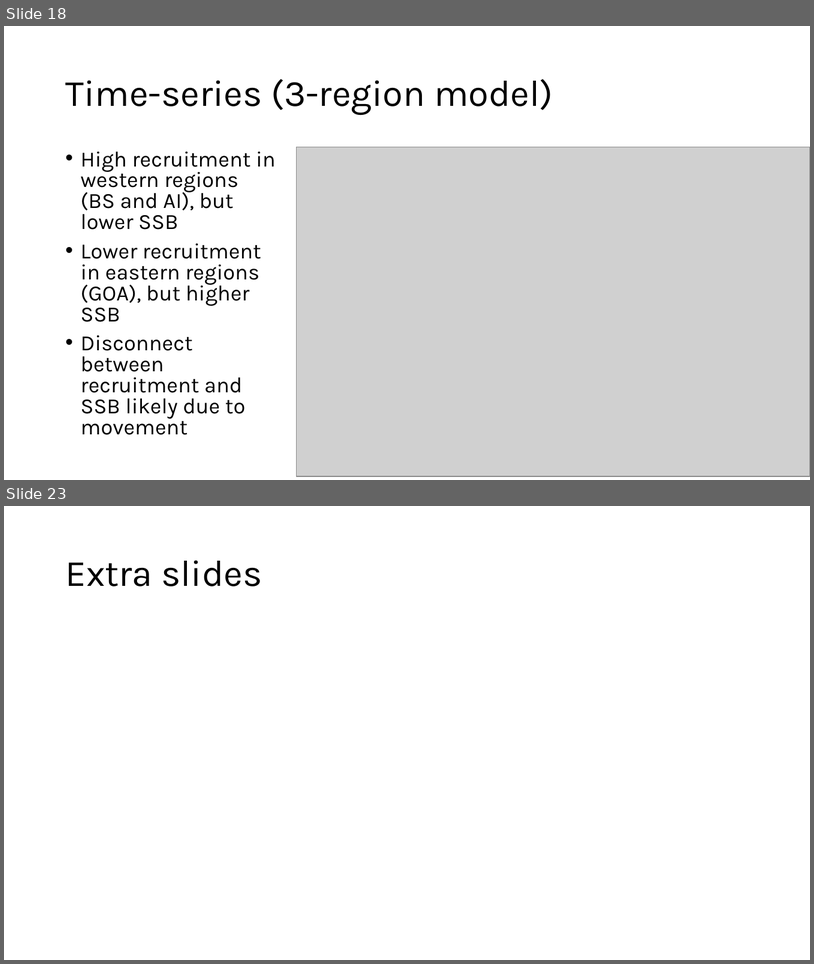
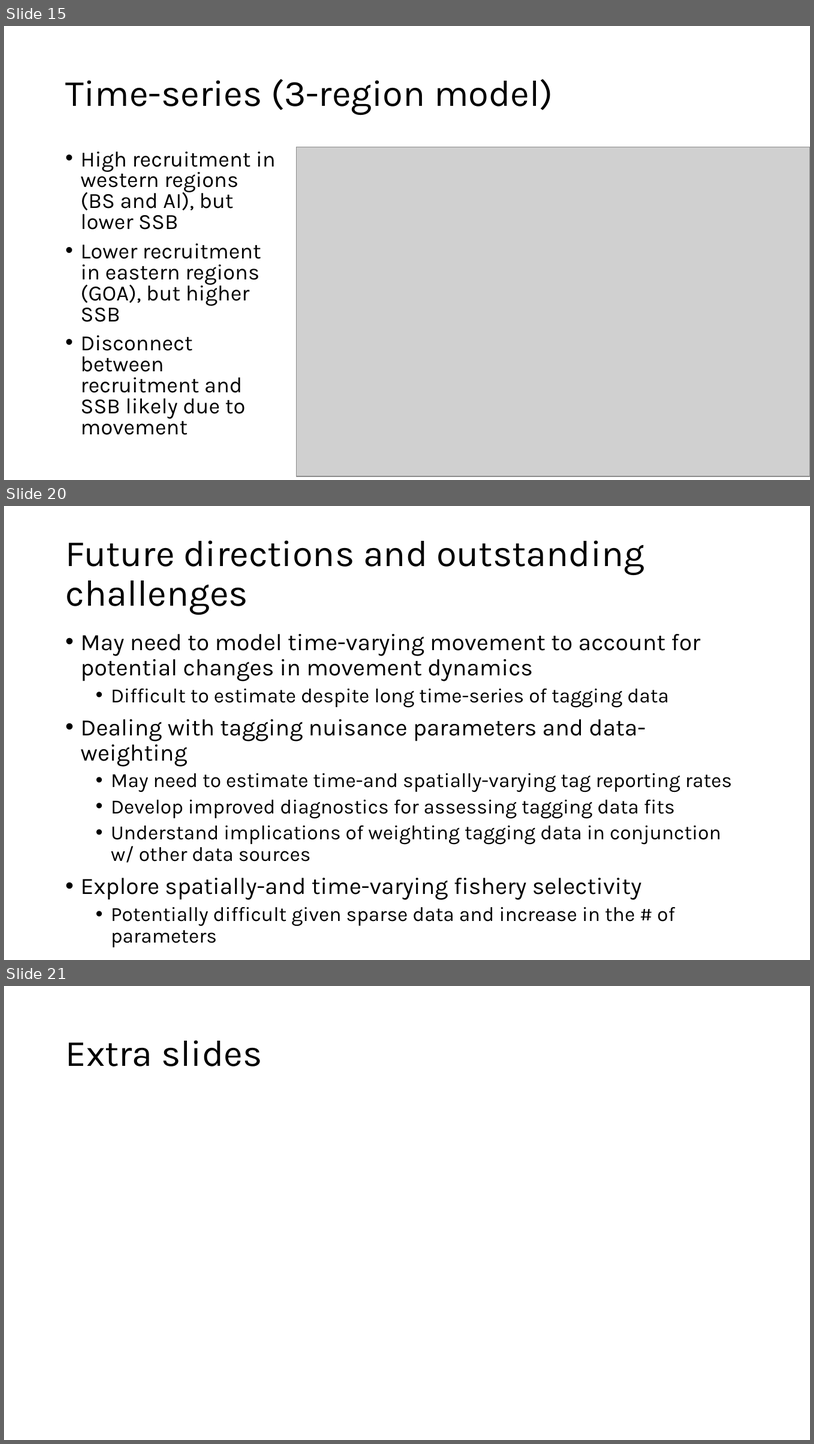
Before and after one commit to dgoethel-noaa/2026_Sablefish_CIE, a slide deck: Presentations/10. spatial_stock_assessment.pptx. Shown one above the other, each under a label of ours: slides 18 and 23 before the commit, slides 15, 20 and 21 after it; the slides between them are not shown. The pictures are 814x964 and 814x1444 pixels, drawn with LibreOffice and Linux fonts; fonts in the diff are those of the drawing; grey boxes stand for pictures. Boxes give left, top, right and bottom in pixels: in the first picture for what was removed or moved away, otherwise in the second. Text is boxed around its words. In the diff, an @@ line names an element or a change of style, - is before the commit and + after.

```diff
--- a/Presentations/10. spatial_stock_assessment.pptx
+++ b/Presentations/10. spatial_stock_assessment.pptx
@@ slide 20 added at (4, 506, 810, 960), background #FFFFFF @@
@@ title added at (65, 540, 645, 615), 44 pt, text #000000 @@
+Future directions and outstanding challenges
@@ text added at (81, 634, 732, 926), 24 pt, text #000000 @@
+• May need to model time-varying movement to account for potential changes in movement dynamics
+  • Difficult to estimate despite long time-series of tagging data
+• Dealing with tagging nuisance parameters and data-weighting
+  • May need to estimate time-and spatially-varying tag reporting rates
+  • Develop improved diagnostics for assessing tagging data fits
+  • Understand implications of weighting tagging data in conjunction w/ other data sources
+• Explore spatially-and time-varying fishery selectivity
+  • Potentially difficult given sparse data and increase in the # of parameters
@@ what was slide 18 is now slide 15 @@
@@ what was slide 23 is now slide 21 @@
```
Also in this commit, not shown: 9 slides changed, 2 other slides added, 8 other files.
